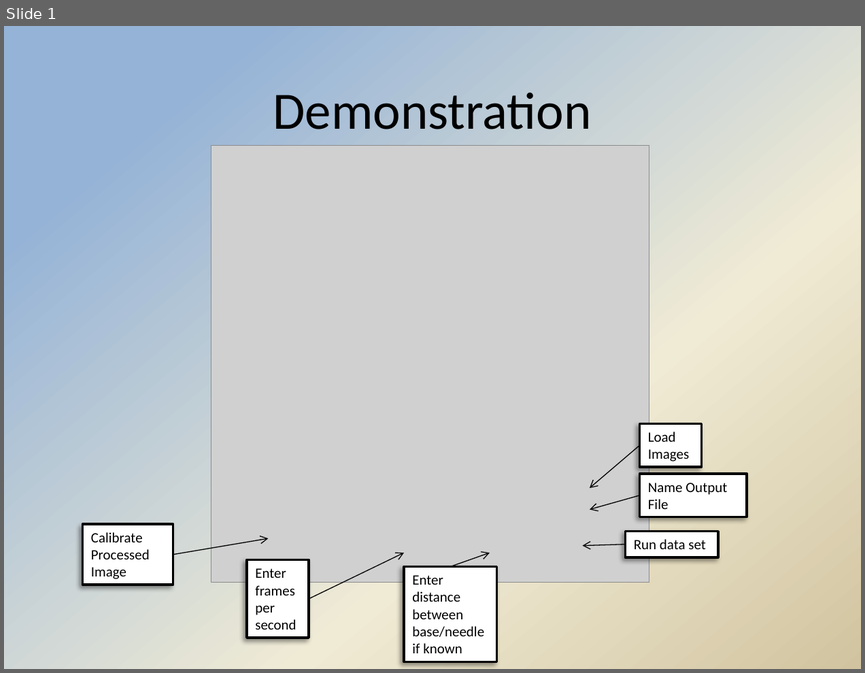
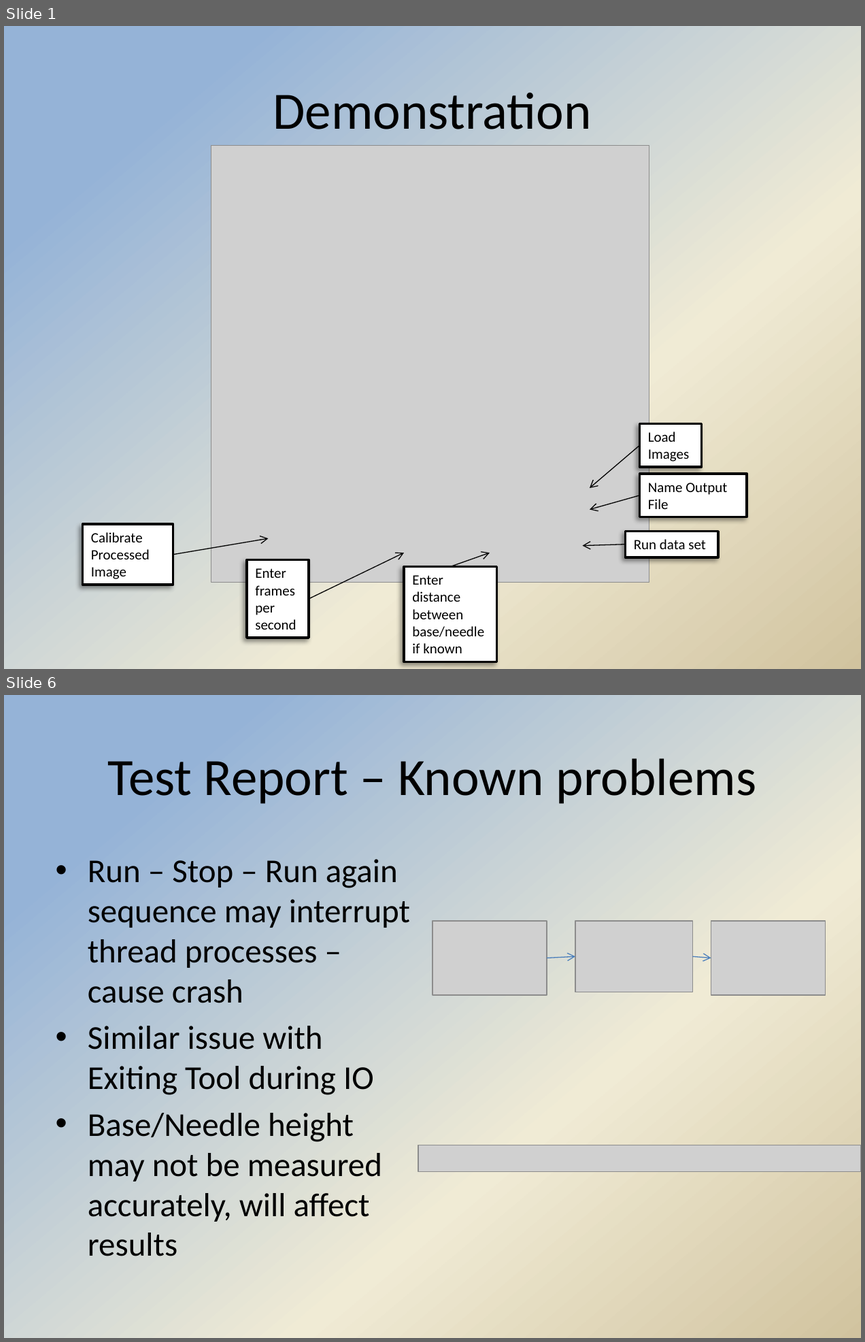
Before and after one commit to Hdtran89/ImageProcessing, a slide deck: A Team Documents/Anne's Final Presentation Slides.pptx. Shown one above the other, each under a label of ours: slide 1 before the commit, slides 1 and 6 after it; the slides between them are not shown. The pictures are 865x673 and 865x1342 pixels, drawn with LibreOffice and Linux fonts; fonts in the diff are those of the drawing; grey boxes stand for pictures; background and template pictures are left out. Boxes give left, top, right and bottom in pixels: in the first picture for what was removed or moved away, otherwise in the second. Text is boxed around its words. In the diff, an @@ line names an element or a change of style, - is before the commit and + after.

```diff
--- a/A Team Documents/Anne's Final Presentation Slides.pptx
+++ b/A Team Documents/Anne's Final Presentation Slides.pptx
@@ slide 6 added at box(4, 695, 861, 1338), background gradient #95B3D7 to #F0EBD5 to #D1C39F @@
@@ title added at box(107, 758, 756, 804), 44 pt, text #000000 @@
+Test Report – Known problems
@@ text added at box(88, 859, 410, 1256), 28 pt, text #000000 @@
+• Run – Stop – Run again sequence may interrupt thread processes – cause crash
+• Similar issue with Exiting Tool during IO
+• Base/Needle height may not be measured accurately, will affect results
@@ picture added at box(432, 920, 547, 995) @@
@@ picture added at box(575, 920, 693, 991) @@
@@ picture added at box(711, 920, 825, 995) @@
@@ arrow added from (547, 958) to (575, 956), #4B7EBC 0.75 pt @@
@@ arrow added from (692, 956) to (711, 958), #4B7EBC 0.75 pt @@
@@ picture added at box(418, 1145, 861, 1172) @@
```
Also in this commit, not shown: 2 slides changed, 3 other slides added, 4 other files.
